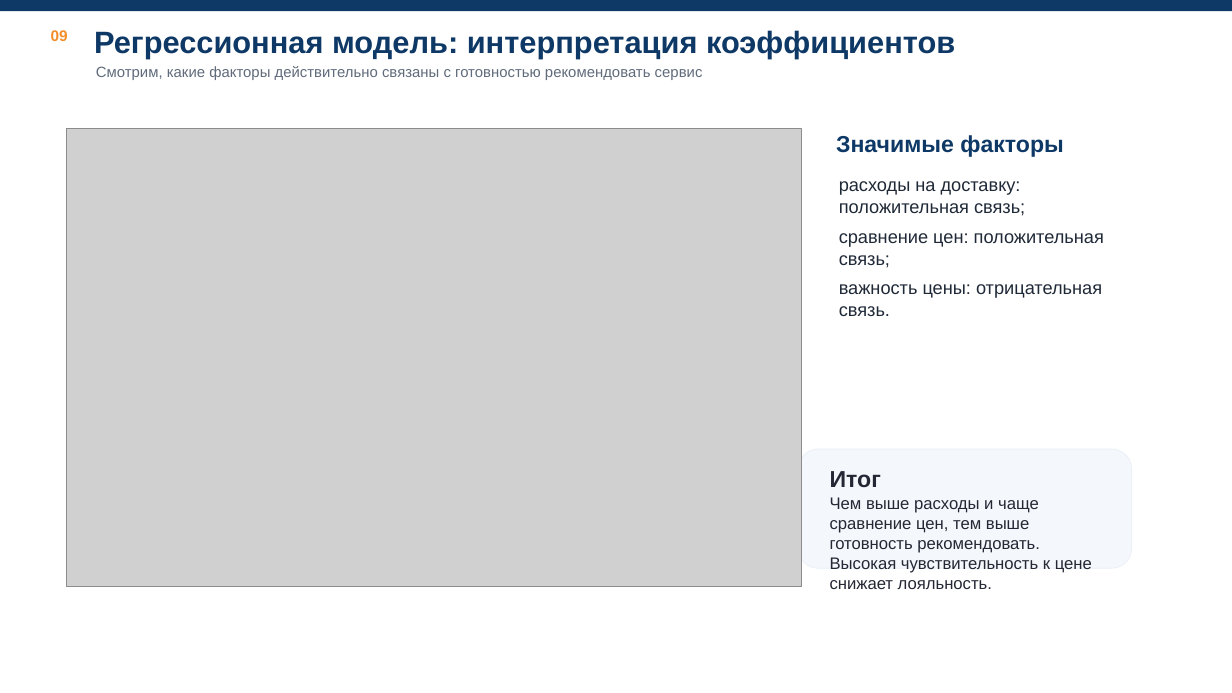
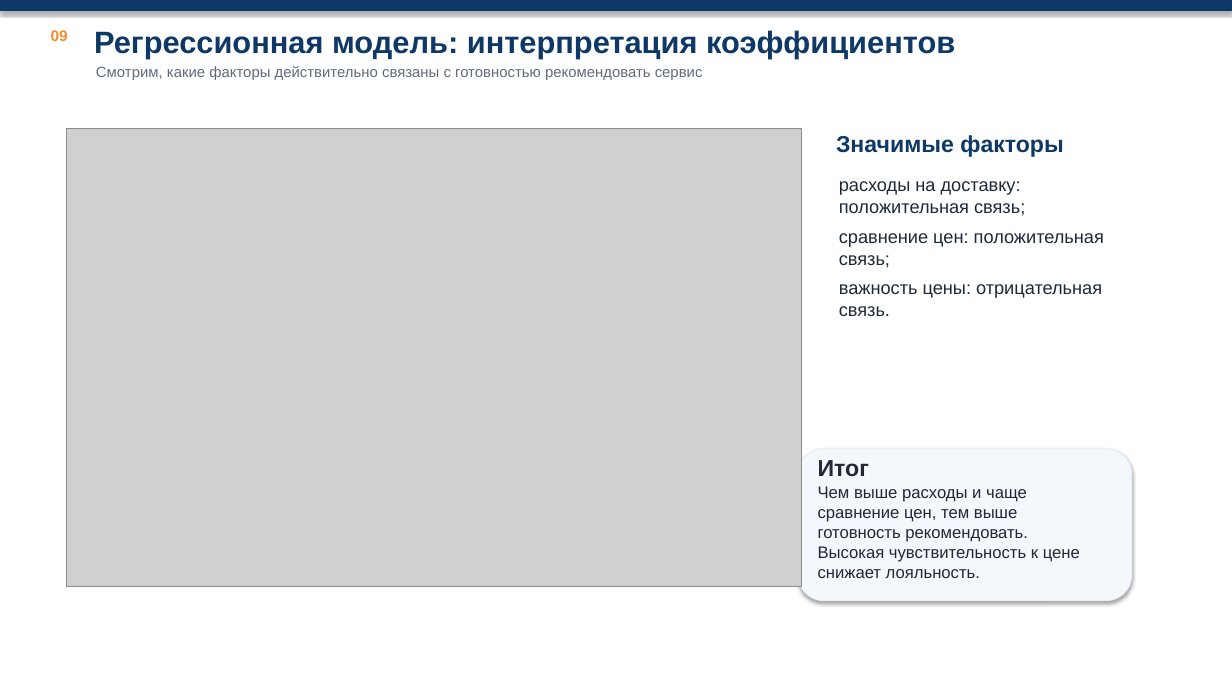
Before and after one commit to Echways/SPoI, a slide deck: slide 9 of lab-3/presentation/Presentation.pptx. Drawn at 1232x693 pixels with LibreOffice and Linux fonts; fonts in the diff are those of the drawing; grey boxes stand for pictures; background and template pictures are left out. Boxes give left, top, right and bottom in pixels: in the first picture for what was removed or moved away, otherwise in the second. Text is boxed around its words. In the diff, an @@ line names an element or a change of style, - is before the commit and + after.

```diff
--- a/lab-3/presentation/Presentation.pptx
+++ b/lab-3/presentation/Presentation.pptx
@@ rectangle at box(0, 0, 1232, 11): shadow on @@
@@ rectangle added at box(0, 0, 1232, 693), fill #FFFFFF @@
@@ rounded rectangle: place and size @@
-rounded rectangle at box(799, 449, 1132, 568)
+rounded rectangle at box(799, 449, 1132, 601)
@@ rounded rectangle at box(799, 449, 1132, 601): outline #E8EFF7 0.5 pt to #E8EFF7 0.75 pt; shadow on; proportions changed @@
@@ text "Итог": place and size @@
-text "Итог" at box(830, 471, 1092, 589)
+text "Итог" at box(818, 460, 1080, 578)
```
Also in this commit, not shown: 9 other slides changed.
